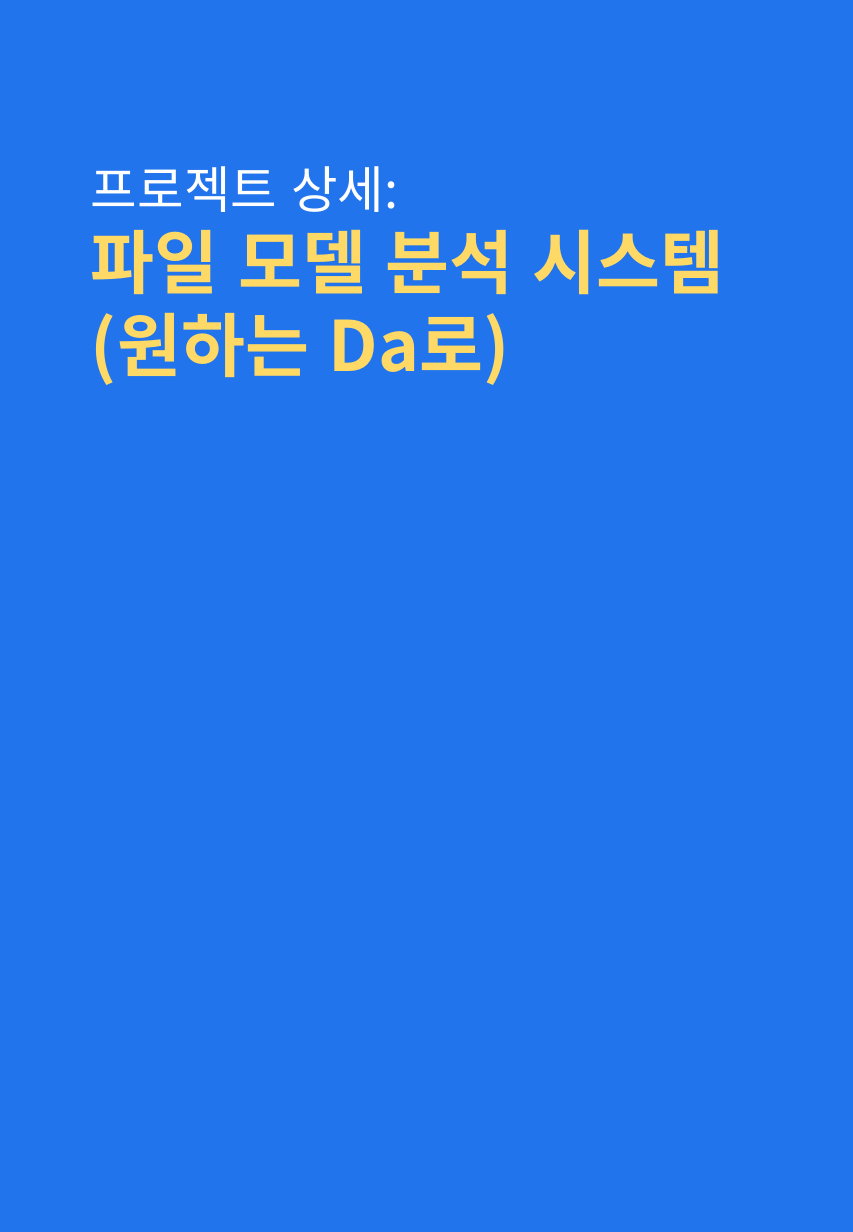
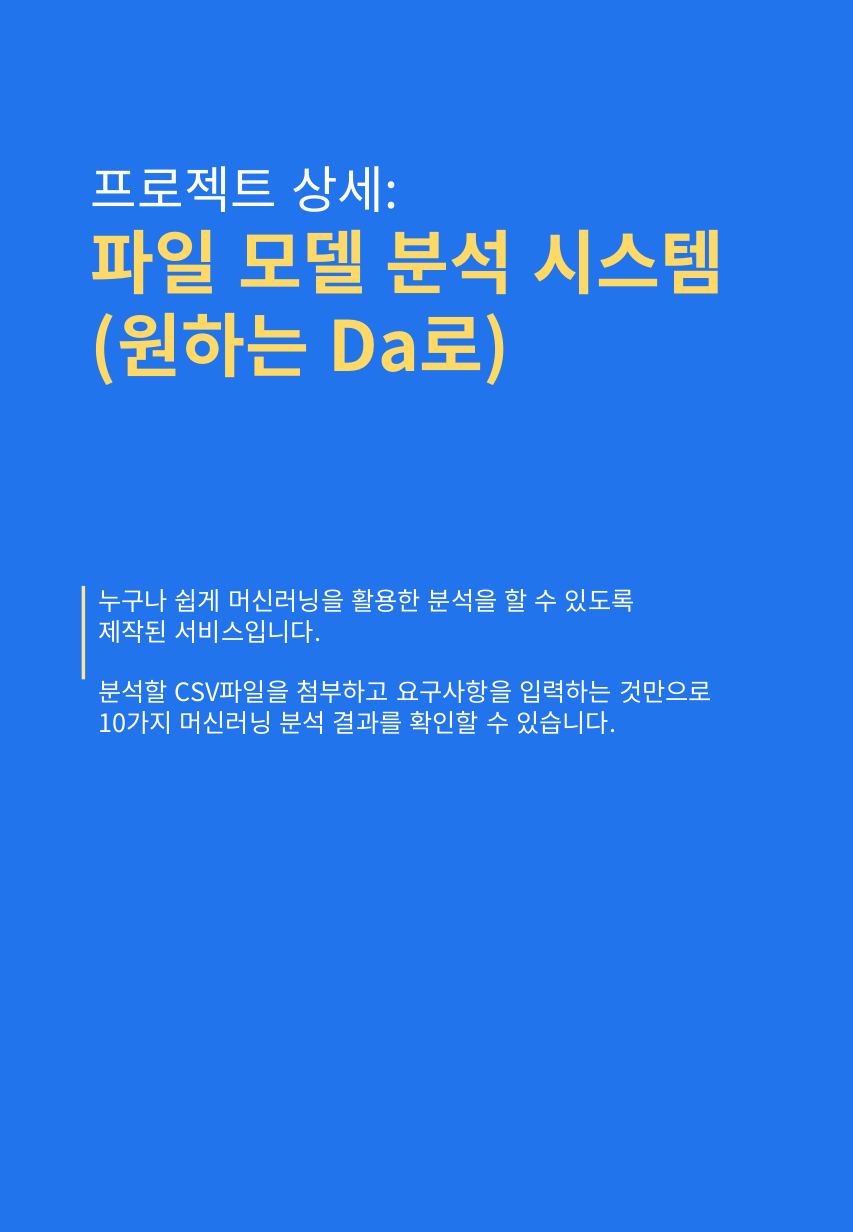
Before and after one commit to yuseok01/itgorae, a slide deck: slide 12 of 피피티/241124 포트폴리오_김유석.pptx (slide 10 before the commit). Drawn at 853x1232 pixels with LibreOffice and Linux fonts; fonts in the diff are those of the drawing. Boxes give left, top, right and bottom in pixels: in the first picture for what was removed or moved away, otherwise in the second. Text is boxed around its words. In the diff, an @@ line names an element or a change of style, - is before the commit and + after.

```diff
--- a/피피티/241124 포트폴리오_김유석.pptx
+++ b/피피티/241124 포트폴리오_김유석.pptx
@@ line added from (83, 586) to (83, 679), #FFE699 2.25 pt @@
@@ text added at <box>98,589,712,734</box>, 16 pt, text #FFFFFF @@
+누구나 쉽게 머신러닝을 활용한 분석을 할 수 있도록
+제작된 서비스입니다.
+분석할 CSV파일을 첨부하고 요구사항을 입력하는 것만으로
+10가지 머신러닝 분석 결과를 확인할 수 있습니다.
```
Also in this commit, not shown: 3 other slides changed, 2 slides added, 3 other files.
